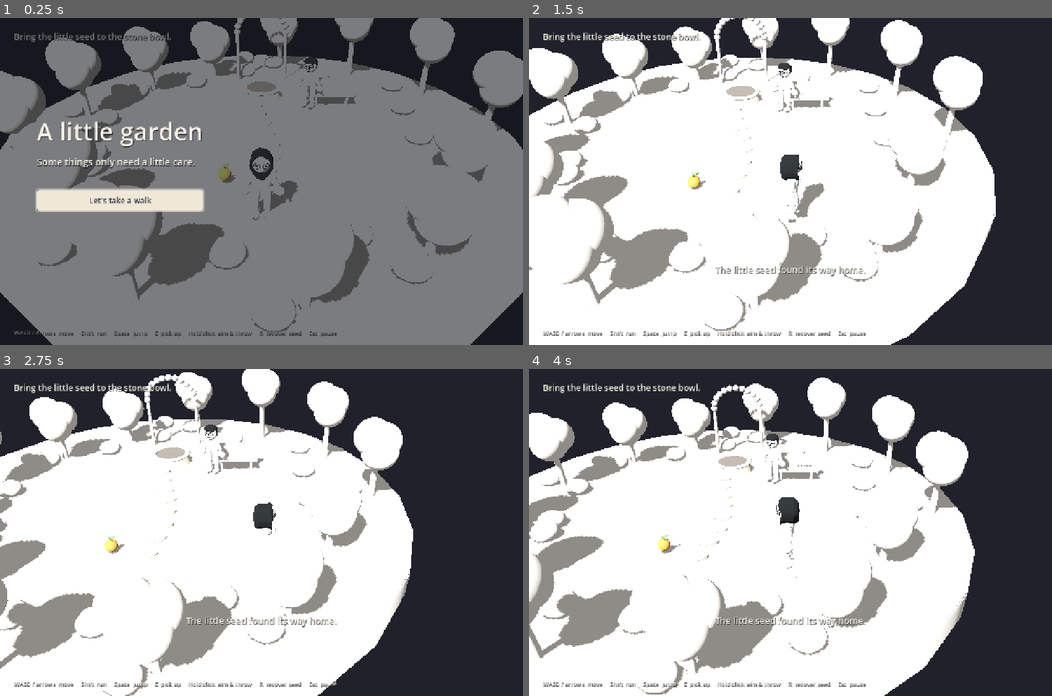
Above: before the commit, frames 1-4 (two rows, left to right).
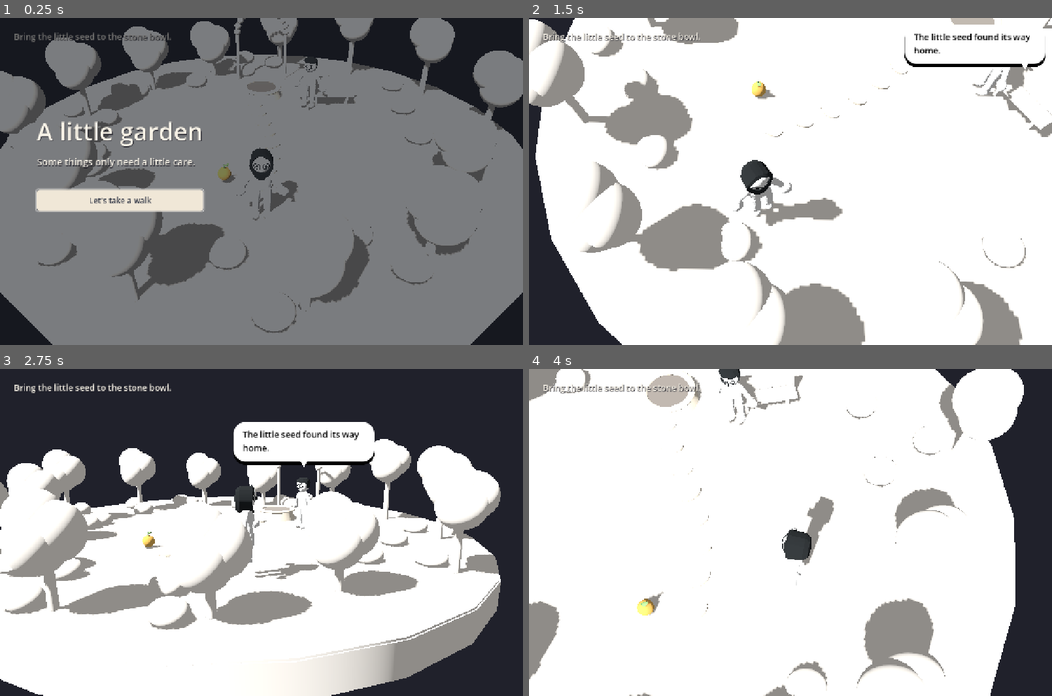
Above: after the commit, the same moments.

Repository: DancingPumpkin65/little-garden
Game: Godot game, scene res://main.tscn
Same seed, same stepped clock (60 frames per second), same inputs: the game is played once before the commit and once after it.
Inputs (mouse positions are in pixels of both pictures, inside the frame that each line leads up to):
- Up to frame 1 (0.25 s): no input
- Up to frame 2 (1.5 s): tap Enter at 0.5 s; move the mouse to (905, 165) at 0.52 s; hold D 0.53-1.25 s; tap E at 0.6 s; click (905, 165) at 0.67 s; tap Space at 0.77, 1.07 s; tap R at 0.8 s; drag from (685, 197) to (764, 246) at 1.27 s
- Up to frame 3 (2.75 s): move the mouse to (313, 460) at 2.02 s; hold D from 2.03 s (still down); tap Space at 2.1 s; click (313, 460) at 2.17 s; tap E at 2.3 s
- Up to frame 4 (4 s): release D at 2.75 s; drag from (764, 597) to (633, 483) at 2.77 s; move the mouse to (947, 581) at 3.52 s; hold A from 3.53 s (still down); tap R at 3.6 s; click (947, 581) at 3.67 s; tap Space at 3.77, 3.8 s

The runs differ from the first frame. In frame 1, 1.1% of the frame differs, in the area x 0-100%, y 0-98%; in frame 2, 48%, in the area x 0-100%, y 0-100%; in frame 3, 42%; in frame 4, 40%.

Commit message:
Attach fruit to animated hands and add timed pickup and throw actions

Diff:
--- a/art/character/model-report.json
+++ b/art/character/model-report.json
@@ -1,7 +1,7 @@
 [
   {
     "variant": "girl",
-    "triangles": 4072,
+    "triangles": 4144,
     "bones": 15,
     "materials": 2,
     "textures": 0,
@@ -10,7 +10,7 @@
   },
   {
     "variant": "guy",
-    "triangles": 4020,
+    "triangles": 4092,
     "bones": 15,
     "materials": 2,
     "textures": 0,
--- a/scripts/character.gd
+++ b/scripts/character.gd
@@ -4,6 +4,8 @@
 const MODEL := preload("res://assets/characters/reference_character.glb")
 const COMPANION_MODEL := preload("res://assets/characters/companion_character.glb")
 var imported_skeleton: Skeleton3D
+var action := ""
+var action_phase := 0.0
 var model_root: Node3D
 var bone_ids: Dictionary[StringName, int] = {}
 var bone_bases: Dictionary[StringName, Basis] = {}
@@ -63,6 +65,34 @@
 	imported_skeleton.set_bone_pose_rotation(bone_ids[name], rest_rotations[name] * Quaternion(spread_axis, spread_delta) * Quaternion(local_axis, angle))
 
 func apply_joint_poses() -> void:
+	visual.rotation.x = 0
+	if carrying and imported_skeleton != null:
+		left_arm.rotation.z = 0.6
+		right_arm.rotation.z = -0.6
+	if not action.is_empty():
+		var shoulder := -0.95
+		var elbow := -0.6
+		if action == "pickup":
+			var reach := sin(action_phase * PI)
+			visual.position.y = -0.42 * reach
+			visual.rotation.x = -0.22 * reach
+			left_leg.rotation.x = -0.28 * reach
+			right_leg.rotation.x = -0.28 * reach
+			for joint in knees: joint.rotation.x = 0.56 * reach
+			shoulder = lerpf(-0.45, -0.95, smoothstep(0.25, 1.0, action_phase))
+			elbow = lerpf(-0.1, -0.6, smoothstep(0.25, 1.0, action_phase))
+		elif action == "throw":
+			if action_phase < 0.45:
+				shoulder = lerpf(-0.95, -2.35, smoothstep(0.0, 0.45, action_phase))
+				elbow = lerpf(-0.6, -1.05, smoothstep(0.0, 0.45, action_phase))
+			else:
+				shoulder = lerpf(-2.35, -0.25, smoothstep(0.45, 1.0, action_phase))
+				elbow = lerpf(-1.05, -0.12, smoothstep(0.45, 0.75, action_phase))
+		left_arm.rotation.x = shoulder
+		right_arm.rotation.x = shoulder
+		left_arm.rotation.z = 0.6 if imported_skeleton != null else -0.13
+		right_arm.rotation.z = -left_arm.rotation.z
+		for joint in elbows: joint.rotation.x = elbow
 	if imported_skeleton == null:
 		super.apply_joint_poses()
 		return
@@ -75,3 +105,49 @@
 	pose_bone(&"calf_L", Vector3.RIGHT, knees[0].rotation.x)
 	pose_bone(&"calf_R", Vector3.RIGHT, knees[1].rotation.x)
 	pose_bone(&"head", Vector3.BACK, head.rotation.z)
+	if carrying or action == "pickup":
+		# Wrist x is sinusoidal around the shoulder. Solve that arc to keep
+		# both mittens on the fruit throughout the reach and overhand windup.
+		var samples: Array[float] = []
+		for spread in [0.0, PI / 2, PI]:
+			pose_bone(&"arm_L", Vector3.RIGHT, left_arm.rotation.x, spread)
+			imported_skeleton.force_update_all_bone_transforms()
+			samples.append(imported_skeleton.get_bone_global_pose(bone_ids[&"hand_L"]).origin.x)
+		var center := (samples[0] + samples[2]) * 0.5
+		var a := samples[0] - center
+		var b := samples[1] - center
+		var radius := Vector2(a, b).length()
+		var phase := atan2(b, a)
+		var arc := acos(clampf((-0.26 - center) / maxf(radius, 0.001), -1, 1))
+		var first := wrapf(phase + arc, -PI, PI)
+		var second := wrapf(phase - arc, -PI, PI)
+		var spread := first if absf(first) < absf(second) else second
+		pose_bone(&"arm_L", Vector3.RIGHT, left_arm.rotation.x, spread)
+		pose_bone(&"arm_R", Vector3.RIGHT, right_arm.rotation.x, -spread)
+
+func fruit_position() -> Vector3:
+	if imported_skeleton != null:
+		imported_skeleton.force_update_all_bone_transforms()
+		var left := imported_skeleton.get_bone_global_pose(bone_ids[&"hand_L"]).origin
+		var right := imported_skeleton.get_bone_global_pose(bone_ids[&"hand_R"]).origin
+		return imported_skeleton.global_transform * ((left + right) * 0.5)
+	return global_position + Vector3.UP * 1.38 + facing() * 0.67
+
+# Preview the release pose without changing the visible carry pose.
+func throw_origin(phase: float) -> Vector3:
+	var saved_action := action
+	var saved_phase := action_phase
+	var arm_angles := [left_arm.rotation, right_arm.rotation]
+	var elbow_angles := [elbows[0].rotation, elbows[1].rotation]
+	action = "throw"
+	action_phase = phase
+	apply_joint_poses()
+	var point := fruit_position()
+	action = saved_action
+	action_phase = saved_phase
+	left_arm.rotation = arm_angles[0]
+	right_arm.rotation = arm_angles[1]
+	elbows[0].rotation = elbow_angles[0]
+	elbows[1].rotation = elbow_angles[1]
+	apply_joint_poses()
+	return point
--- a/scripts/game.gd
+++ b/scripts/game.gd
@@ -1,6 +1,8 @@
 extends Node3D
 
 enum Stage { TITLE, SEED, REVEAL, GARDEN }
+const ACTION_DURATION := 0.7
+const THROW_RELEASE := 0.4
 var stage := Stage.TITLE
 var world := GardenWorld.new()
 var player := GardenCharacter.new()
@@ -21,6 +23,10 @@
 var elapsed := 0.0
 var speech_time := 0.0
 var yaw := 0.0
+var pitch := 0.6
+var action_time := 0.0
+var action_released := false
+var throw_velocity := Vector3.ZERO
 var orbiting := false
 var testing := false
 var test_tick := 0
@@ -130,6 +136,7 @@
 func start() -> void:
 	stage = Stage.SEED
 	hud.title_screen.hide()
+	if not testing and screenshot_mode.is_empty(): Input.mouse_mode = Input.MOUSE_MODE_CAPTURED
 	say("Ari: That little seed has been waiting for you.", 5)
 
 func say(text: String, seconds: float = 4.0) -> void:
@@ -142,33 +149,37 @@
 	hud.pause_screen.visible = value
 	charging = false
 	orbiting = false
-	Input.mouse_mode = Input.MOUSE_MODE_VISIBLE
+	Input.mouse_mode = Input.MOUSE_MODE_VISIBLE if value else Input.MOUSE_MODE_CAPTURED
 
 func _input(event: InputEvent) -> void:
 	if event is InputEventKey and event.pressed and not event.echo:
 		if event.keycode == KEY_ESCAPE and stage != Stage.TITLE: set_pause(not pause)
 		if pause or stage == Stage.TITLE: return
 		if event.keycode == KEY_E: interact()
-		if event.keycode == KEY_SPACE: player.jump_requested = true
+		if event.keycode == KEY_SPACE and player.action.is_empty(): player.jump_requested = true
 		if event.keycode == KEY_R and stage == Stage.SEED: recover()
 	if pause or stage == Stage.TITLE: return
 	if event is InputEventMouseButton:
 		if event.button_index == MOUSE_BUTTON_RIGHT: orbiting = event.pressed
-		if event.button_index == MOUSE_BUTTON_LEFT and held:
+		if event.button_index == MOUSE_BUTTON_LEFT and held and player.action.is_empty():
 			if event.pressed:
 				charging = true
 				power = 0
 			elif charging: throw_seed()
-	if event is InputEventMouseMotion and orbiting:
-		yaw -= event.relative.x * 0.006
+	if event is InputEventMouseMotion and (Input.mouse_mode == Input.MOUSE_MODE_CAPTURED or orbiting):
+		yaw -= event.relative.x * 0.004
+		pitch = clampf(pitch + event.relative.y * 0.003, 0.18, 1.15)
 
 func interact() -> void:
+	if not player.action.is_empty(): return
 	if stage == Stage.SEED and not held and player.position.distance_to(ball.position) < 2.0:
-		held = true
+		player.action = "pickup"
+		player.action_phase = 0
+		action_time = 0
+		player.visual.rotation.y = atan2(ball.position.x - player.position.x, ball.position.z - player.position.z)
 		ball.freeze = true
 		ball.collision_layer = 0
 		ball.collision_mask = 0
-		player.carrying = true
 		sound.chime(392)
 		say("Ari: Plant it in the bowl. Give it a gentle throw.")
 	elif player.position.distance_to(friend.position) < 2.7:
@@ -181,19 +192,41 @@
 	return forward() * lerpf(4.8, 10.0, power) + Vector3.UP * lerpf(2.5, 4.5, power)
 
 func throw_seed() -> void:
-	if not held: return
-	ball.freeze = false
-	ball.collision_layer = 2
-	ball.collision_mask = 1
-	ball.linear_velocity = launch_velocity()
-	ball.angular_velocity = Vector3(3, 1, 2)
-	held = false
+	if not held or not player.action.is_empty(): return
+	throw_velocity = launch_velocity()
+	player.visual.rotation.y = atan2(forward().x, forward().z)
 	charging = false
-	player.carrying = false
-	lost_time = 0
-	sound.chime(329.63)
+	player.action = "throw"
+	player.action_phase = 0
+	action_time = 0
+	action_released = false
+
+func update_action(delta: float) -> void:
+	if player.action.is_empty(): return
+	action_time += delta
+	player.action_phase = minf(1, action_time / ACTION_DURATION)
+	if player.action == "pickup" and action_time >= 0.3:
+		held = true
+		player.carrying = true
+	player.apply_joint_poses()
+	if player.action == "throw" and action_time >= THROW_RELEASE and not action_released:
+		ball.global_position = player.fruit_position()
+		ball.freeze = false
+		ball.collision_layer = 2
+		ball.collision_mask = 1
+		ball.linear_velocity = throw_velocity
+		ball.angular_velocity = Vector3(3, 1, 2)
+		held = false
+		player.carrying = false
+		action_released = true
+		lost_time = 0
+		sound.chime(329.63)
+	if action_time >= ACTION_DURATION:
+		player.action = ""
+		player.action_phase = 0
 
 func recover() -> void:
+	player.action = ""
 	held = false
 	charging = false
 	player.carrying = false
@@ -236,12 +269,15 @@
 		player.position = Vector3(0, 0.2, 5.7)
 		player.velocity = Vector3.ZERO
 		if held: recover()
+	if not player.action.is_empty(): player.drive = Vector3.ZERO
+	update_action(delta)
 	if held:
-		player.visual.rotation.y = lerp_angle(player.visual.rotation.y, atan2(forward().x, forward().z), delta * 10)
-		ball.position = player.position + Vector3(0, 1.38, 0) + forward() * 0.67
+		if player.action != "throw":
+			player.visual.rotation.y = lerp_angle(player.visual.rotation.y, atan2(forward().x, forward().z), delta * 10)
+		ball.global_position = player.fruit_position()
 		ball.rotation = Vector3(0, elapsed * 0.5, 0)
 		if charging: power = minf(1.0, power + delta * 0.65)
-	if stage == Stage.SEED and not held:
+	if stage == Stage.SEED and not held and player.action != "pickup":
 		lost_time += delta
 		var near_bowl := Vector2(ball.position.x - world.bowl.x, ball.position.z - world.bowl.z).length() < 0.8
 		if near_bowl and ball.position.y > 0.3 and ball.position.y < 1.2: planted()
@@ -256,7 +292,7 @@
 			sound.chime(783.99)
 	environment.background_color = Color("20212b").lerp(Color("b9d2d1"), bloom)
 	var focus := player.position + Vector3(0, 0.7, -1)
-	var offset := Vector3(0, 8.5, 12.5).rotated(Vector3.UP, yaw)
+	var offset := Vector3(0, sin(pitch) * 15.1, cos(pitch) * 15.1).rotated(Vector3.UP, yaw)
 	camera.position = camera.position.lerp(focus + offset, 1.0 - exp(-delta * 4))
 	camera.look_at(focus)
 	if screenshot_mode.begins_with("characters"):
@@ -269,23 +305,25 @@
 		capturing = true
 		capture.call_deferred(screenshot_mode)
 
+func _process(_delta: float) -> void:
+	if held and not pause: ball.global_position = player.fruit_position()
+	if not pause and stage != Stage.TITLE: update_hud()
+
 func update_hud() -> void:
-	hud.prompt.text = ""
 	if screenshot_mode.begins_with("characters"): return
 	if stage == Stage.TITLE: return
-	if held: hud.prompt.text = "Release to throw" if charging else "Hold left click to aim  ·  Right-drag to turn the camera"
-	elif stage == Stage.SEED and player.position.distance_to(ball.position) < 2: hud.prompt.text = "E  Pick up the little seed"
-	elif player.position.distance_to(friend.position) < 2.7: hud.prompt.text = "E  Talk to Ari"
+	hud.place_speech(camera, friend.global_position + Vector3.UP * 2.9)
 	hud.charge.visible = charging
 	hud.charge.value = power * 100
 
 func update_aim() -> void:
+	var origin := player.throw_origin(THROW_RELEASE / ACTION_DURATION) if held and charging else ball.position
 	for i in range(aim_dots.size()):
 		var dot := aim_dots[i]
 		dot.visible = held and charging
 		if dot.visible:
 			var t := (i + 1) * 0.08
-			dot.position = ball.position + launch_velocity() * t + Vector3.DOWN * 4.9 * t * t
+			dot.position = origin + launch_velocity() * t + Vector3.DOWN * 4.9 * t * t
 			if dot.position.y < 0.1: dot.visible = false
 
 func capture(view: String) -> void:
@@ -320,20 +358,23 @@
 		player.position = Vector3(-1.4, 0.1, 4.5)
 	if test_tick == 20:
 		interact()
-		assert(held, "nearby seed can be picked up")
-		player.position = Vector3(0, 0.1, -1.5)
-	if test_tick == 30:
+	if test_tick == 65:
+		assert(held and player.action.is_empty(), "pickup reaches carry pose")
+		player.position = Vector3(0, 0.1, 0.0)
+	if test_tick == 75:
 		power = 0
 		throw_seed()
-		assert(not held and not ball.freeze, "throw releases actual rigid body")
-	if test_tick == 110:
+		assert(held and ball.freeze, "fruit stays held during windup")
+	if test_tick == 103:
+		assert(not held and not ball.freeze, "throw keyframe releases actual rigid body")
+	if test_tick == 170:
 		assert(stage != Stage.SEED, "physics throw reaches the receiving bowl")
-	if test_tick == 380:
+	if test_tick == 440:
 		assert(stage == Stage.GARDEN and world.bloom == 1, "puzzle completes the full garden reveal")
 		player.position.y = -6
-	if test_tick == 382:
+	if test_tick == 442:
 		assert(player.position.y > -1, "fall recovery restores the player")
-		print("SELF_TEST_PASS pickup, physical throw, bowl trigger, reveal and fall recovery")
+		print("SELF_TEST_PASS pickup, timed physical throw, bowl trigger, reveal and fall recovery")
 		finish_run()
 
 func finish_run() -> void:
--- a/scripts/interface.gd
+++ b/scripts/interface.gd
@@ -8,8 +8,9 @@
 var title_screen := Control.new()
 var pause_screen := Control.new()
 var objective: Label
-var prompt: Label
 var dialogue: Label
+var bubble := PanelContainer.new()
+var bubble_tail := Polygon2D.new()
 var charge := ProgressBar.new()
 var finish: Label
 
@@ -48,22 +49,33 @@
 	objective = label("Bring the little seed to the stone bowl.", 21)
 	objective.position = Vector2(34, 30)
 	root.add_child(objective)
-	var controls := label("WASD / arrows  move     Shift  run     Space  jump     E  pick up     Hold click  aim & throw     R  recover seed     Esc  pause", 14)
-	controls.set_anchors_and_offsets_preset(Control.PRESET_BOTTOM_LEFT)
-	controls.position = Vector2(34, -40)
-	root.add_child(controls)
-	prompt = label("", 20)
-	prompt.horizontal_alignment = HORIZONTAL_ALIGNMENT_CENTER
-	prompt.set_anchors_and_offsets_preset(Control.PRESET_CENTER_BOTTOM)
-	prompt.position = Vector2(-300, -120)
-	prompt.size = Vector2(600, 40)
-	root.add_child(prompt)
-	dialogue = label("", 22)
-	dialogue.horizontal_alignment = HORIZONTAL_ALIGNMENT_CENTER
-	dialogue.set_anchors_and_offsets_preset(Control.PRESET_CENTER_BOTTOM)
-	dialogue.position = Vector2(-420, -200)
-	dialogue.size = Vector2(840, 60)
-	root.add_child(dialogue)
+	dialogue = label("", 21, Color.BLACK)
+	dialogue.add_theme_color_override("font_shadow_color", Color.TRANSPARENT)
+	dialogue.add_theme_constant_override("outline_size", 0)
+	var speech_font := SystemFont.new()
+	speech_font.font_names = PackedStringArray(["Arial"])
+	speech_font.font_weight = 700
+	dialogue.add_theme_font_override("font", speech_font)
+	dialogue.autowrap_mode = TextServer.AUTOWRAP_WORD_SMART
+	dialogue.custom_minimum_size = Vector2(300, 0)
+	var bubble_style := StyleBoxFlat.new()
+	bubble_style.bg_color = Color.WHITE
+	bubble_style.set_corner_radius_all(28)
+	bubble_style.content_margin_left = 22
+	bubble_style.content_margin_right = 22
+	bubble_style.content_margin_top = 15
+	bubble_style.content_margin_bottom = 18
+	bubble_style.shadow_color = Color.BLACK
+	bubble_style.shadow_size = 1
+	bubble_style.shadow_offset = Vector2(0, 8)
+	bubble.add_theme_stylebox_override("panel", bubble_style)
+	bubble.mouse_filter = Control.MOUSE_FILTER_IGNORE
+	bubble.add_child(dialogue)
+	root.add_child(bubble)
+	bubble_tail.polygon = PackedVector2Array([Vector2(-10, -2), Vector2(10, -2), Vector2(0, 14)])
+	bubble_tail.color = Color.WHITE
+	bubble.add_child(bubble_tail)
+	bubble.hide()
 	charge.set_anchors_and_offsets_preset(Control.PRESET_CENTER_BOTTOM)
 	charge.position = Vector2(-90, -85)
 	charge.size = Vector2(180, 6)
@@ -114,4 +126,16 @@
 	pause_screen.hide()
 
 func speech(text: String) -> void:
-	dialogue.text = text
+	dialogue.text = text.trim_prefix("Ari: ")
+	bubble.visible = not text.is_empty()
+	bubble.reset_size()
+
+# Projected every frame so speech stays attached while the camera or speaker moves.
+func place_speech(camera: Camera3D, world_position: Vector3) -> void:
+	if dialogue.text.is_empty(): return
+	bubble.visible = not camera.is_position_behind(world_position)
+	var point := camera.unproject_position(world_position)
+	var viewport_size := get_viewport().get_visible_rect().size
+	bubble.visible = bubble.visible and Rect2(Vector2.ZERO, viewport_size).has_point(point)
+	bubble.position = Vector2(clampf(point.x - bubble.size.x / 2, 16, viewport_size.x - bubble.size.x - 16), maxf(16, point.y - bubble.size.y - 22))
+	bubble_tail.position = Vector2(clampf(point.x - bubble.position.x, 24, bubble.size.x - 24), bubble.size.y)
--- /dev/null
+++ b/tests/capture_interactions.gd
@@ -0,0 +1,43 @@
+extends SceneTree
+var game: Node3D
+func _initialize() -> void:
+ run.call_deferred()
+func shot(name: String) -> void:
+ game.camera.position = game.player.position + Vector3(-3.7, 2.5, -4.5)
+ game.camera.look_at(game.player.position + Vector3(0, 1.35, 0))
+ await RenderingServer.frame_post_draw
+ root.get_texture().get_image().save_png("res://artifacts/interaction-" + name + ".png")
+func frames(count: int) -> void:
+ for i in range(count): await physics_frame
+func run() -> void:
+ game = load("res://main.tscn").instantiate()
+ root.add_child(game)
+ game.testing = false
+ game.set_physics_process(false)
+ game.start()
+ game.world.hide()
+ game.player.position = Vector3(-1.4, 0.1, 4.5)
+ await frames(3)
+ game.interact()
+ for i in range(48):
+  game._physics_process(1.0/60)
+  await physics_frame
+  if i == 14: await shot("reach")
+  if i == 42: await shot("carry")
+ game.throw_seed()
+ for i in range(44):
+  game._physics_process(1.0/60)
+  await physics_frame
+  if i == 17: await shot("windup")
+  if i == 27: await shot("release")
+  if i == 40: await shot("follow-through")
+ game.world.show()
+ game.player.position = Vector3(1, 0.1, -1)
+ game.say("That little seed has been waiting for you.")
+ game.camera.position = Vector3(5, 4.2, 5)
+ game.camera.look_at(Vector3(1.5, 1.3, -2))
+ game.hud.place_speech(game.camera, game.friend.global_position + Vector3.UP * 2.9)
+ await RenderingServer.frame_post_draw
+ root.get_texture().get_image().save_png("res://artifacts/interaction-bubble.png")
+ game.sound.silence()
+ quit()
--- /dev/null
+++ b/tests/fruit_attachment.gd
@@ -0,0 +1,46 @@
+extends SceneTree
+
+func _initialize() -> void:
+ run.call_deferred()
+
+func run() -> void:
+ var game = load("res://main.tscn").instantiate()
+ root.add_child(game)
+ await physics_frame
+ game.start()
+ game.player.position = Vector3(-1.4, 0.1, 4.5)
+ game.interact()
+ assert(not game.held and game.player.action == "pickup", "pickup starts with a reach")
+ for i in range(60): await physics_frame
+ var skeleton: Skeleton3D = game.player.imported_skeleton
+ var a = skeleton.global_transform * skeleton.get_bone_global_pose(skeleton.find_bone("hand_L")).origin
+ var b = skeleton.global_transform * skeleton.get_bone_global_pose(skeleton.find_bone("hand_R")).origin
+ assert(game.held and game.player.action.is_empty(), "reach finishes in carry")
+ assert(game.ball.global_position.distance_to((a+b)*0.5) < 0.04, "fruit follows animated wrists")
+ assert(absf(a.distance_to(b) - 0.52) < 0.03, "both hands grip the fruit")
+ game.orbiting = true
+ var motion := InputEventMouseMotion.new()
+ motion.relative = Vector2(100, 50)
+ game._input(motion)
+ assert(game.yaw < 0 and game.pitch > 0.6, "mouse changes yaw and pitch")
+ game.orbiting = false
+ var carry_position: Vector3 = game.player.fruit_position()
+ game.charging = true
+ game.update_aim()
+ assert(game.player.fruit_position().distance_to(carry_position) < 0.001, "trajectory preview preserves visible carry pose")
+ game.throw_seed()
+ assert(game.held and game.ball.freeze, "windup retains the fruit")
+ for i in range(18): await physics_frame
+ assert(game.held, "fruit is retained through windup")
+ a = skeleton.get_bone_global_pose(skeleton.find_bone("hand_L")).origin
+ b = skeleton.get_bone_global_pose(skeleton.find_bone("hand_R")).origin
+ assert(absf(a.distance_to(b) - 0.52) < 0.03, "windup keeps the hands around the fruit")
+ for i in range(12): await physics_frame
+ assert(not game.held and not game.ball.freeze, "release keyframe starts rigid body flight")
+ assert(game.ball.linear_velocity.length() > 1, "released fruit moves")
+ for i in range(18): await physics_frame
+ assert(game.player.action.is_empty() and not game.player.carrying, "follow-through returns to idle")
+ assert(game.hud.dialogue.text.find("Ari:") == -1, "bubble has dialogue without a speaker prefix")
+ game.sound.silence()
+ print("INTERACTION_TEST_PASS reach, two-handed attachment, mouse orbit, windup, release and recovery")
+ quit()
Binary file changed: assets/characters/companion_character.glb
Binary file changed: assets/characters/reference_character.glb
Not shown, added: tests/capture_interactions.gd.uid
Not shown, added: tests/fruit_attachment.gd.uid
Not shown, changed: art/character/companion_character.blend
Not shown, changed: art/character/reference_character.blend
